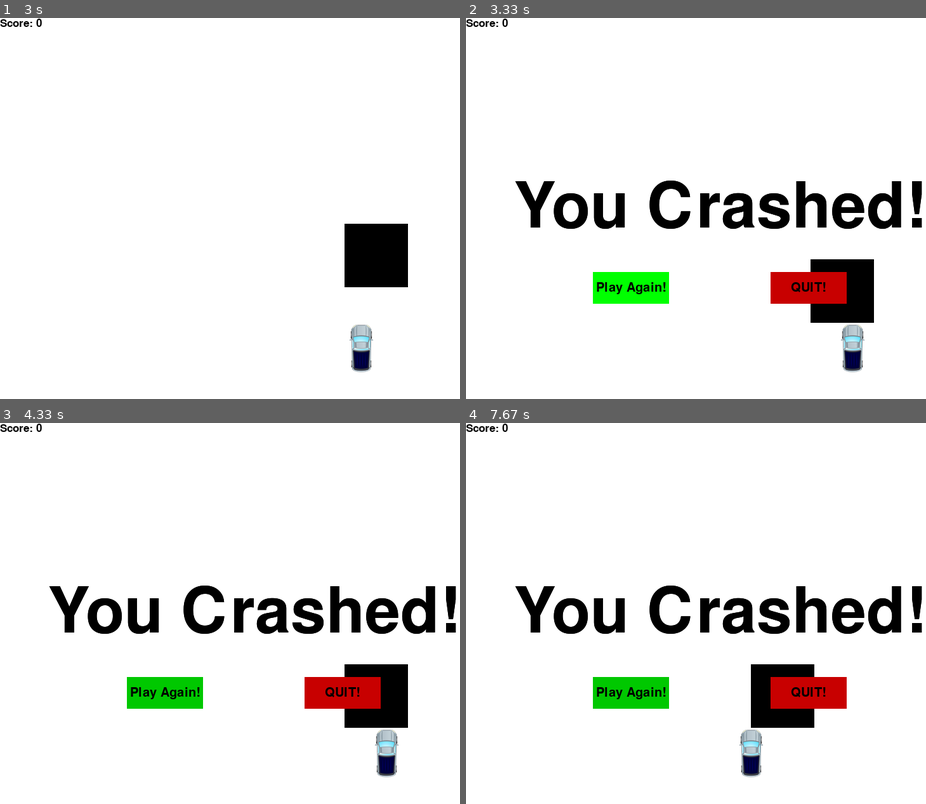
Above: before the commit, frames 1-4 (two rows, left to right).
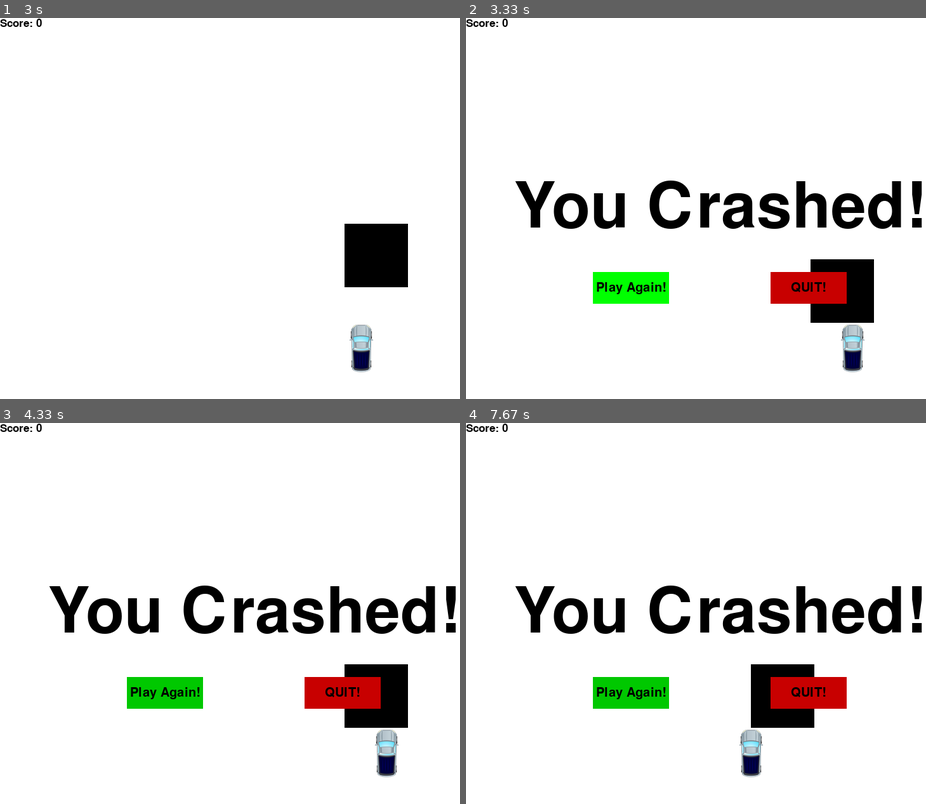
Above: after the commit, the same moments.

Repository: yan-ren/Pygame_playground
Game: pygame game, started from racing_car/racing.py
The game is run twice, just before and just after one commit, with the same random seed, the same clock (stepped at 60 frames per second) and the same inputs.
Inputs (mouse positions are in pixels of both pictures, inside the frame that each line leads up to):
- Up to frame 1 (3 s): click "GO!" at 0.38 s; tap P at 0.67 s; click "Continue!" at 1.05 s; hold Right 1.33-1.97 s; hold Left 2-2.47 s; hold Right 2.5-2.97 s
- Up to frame 2 (3.33 s): hold Right from 3 s (still down)
- Up to frame 3 (4.33 s): release Right at 3.47 s; click (64, 548) at 4.12 s
- Up to frame 4 (7.67 s): click "Play Again!" at 5.12 s; hold Left 5.4-5.8 s; hold Right 5.83-6.47 s; hold Left 6.5-6.97 s; hold Right 7-7.47 s; click (576, 663) at 7.55 s

Frame 1 is identical in both runs. In frame 2, 0.5% of the frame differs, in the area x 10-100%, y 42-56%; in frame 3, 0.5%; in frame 4, 0.5%.

Commit message:
icon and sound

Diff:
--- a/racing_car/racing.py
+++ b/racing_car/racing.py
@@ -15,10 +15,13 @@
 WINDOW_HEIGHT = 600
 
 pygame.init()
+crash_sound = pygame.mixer.Sound("Crash.wav")
+pygame.mixer.music.load("HandClap.mp3")
 display = pygame.display.set_mode((WINDOW_WIDTH, WINDOW_HEIGHT))
 pygame.display.set_caption('Race Car')
 clock = pygame.time.Clock()
 car = pygame.image.load('./img/car1.png').convert_alpha()
+pygame.display.set_icon(pygame.image.load('./img/car_icon.png').convert_alpha())
 
 
 def display_score(score):
@@ -36,7 +39,6 @@
 
 
 def crash():
-    message_display('You Crashed!')
     crashed = True
     btn_width = 120
     btn_height = 50
@@ -45,6 +47,8 @@
     play_btn_y = quit_btn_y = WINDOW_HEIGHT / 6 * 4
 
     message_display('You Crashed!')
+    pygame.mixer.music.stop()
+    pygame.mixer.Sound.play(crash_sound)
 
     while crashed:
         # event handling
@@ -140,6 +144,8 @@
     quit_btn_x = WINDOW_WIDTH - WINDOW_WIDTH / 4 - btn_width
     pause_btn_y = quit_btn_y = WINDOW_HEIGHT / 6 * 4
 
+    pygame.mixer.music.pause()
+
     # display.fill(WHITE)
     # text_style = pygame.font.Font('freesansbold.ttf', 60)
     # text_surf = text_style.render("Paused", True, BLACK)
@@ -168,6 +174,7 @@
         # FPS
         clock.tick(FPS)
 
+    pygame.mixer.music.unpause()
 
 def game_loop():
     game_exit = False
@@ -180,6 +187,8 @@
     block_width = 100
     block_height = 100
     score = 0
+
+    pygame.mixer.music.play(-1)
 
     while not game_exit:
         # event handling
Binary file added: racing_car/img/car_icon.png
Not shown, added: racing_car/Crash.wav
Not shown, added: racing_car/HandClap.mp3
